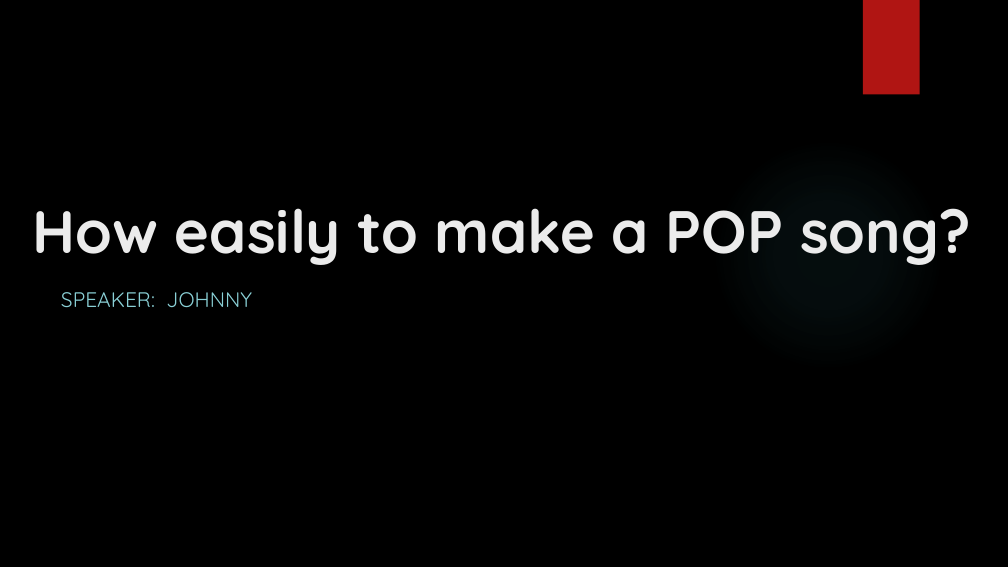
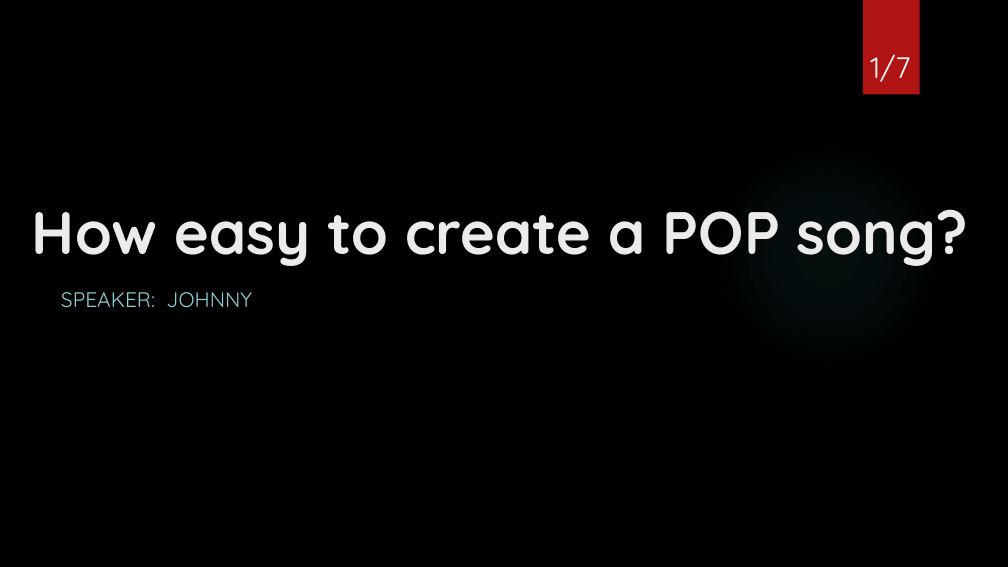
Before and after one commit to Johnny850807/BWS_IronMan, a slide deck: slide 1 of How easily to make a POP song.pptx. Drawn at 1008x567 pixels with LibreOffice and Linux fonts; fonts in the diff are those of the drawing; background and template pictures are left out. Boxes give left, top, right and bottom in pixels: in the first picture for what was removed or moved away, otherwise in the second. Text is boxed around its words. In the diff, an @@ line names an element or a change of style, - is before the commit and + after.

```diff
--- a/How easily to make a POP song.pptx
+++ b/How easily to make a POP song.pptx
@@ page number added at [870,54,910,82], 28 pt, text #FFFFFF @@
+1/7
@@ title at [32,209,968,266]: text changed @@
-How easily to make a POP song?
+How easy to create a POP song?
```
Also in this commit, not shown: 5 other slides changed, 1 slide removed.
